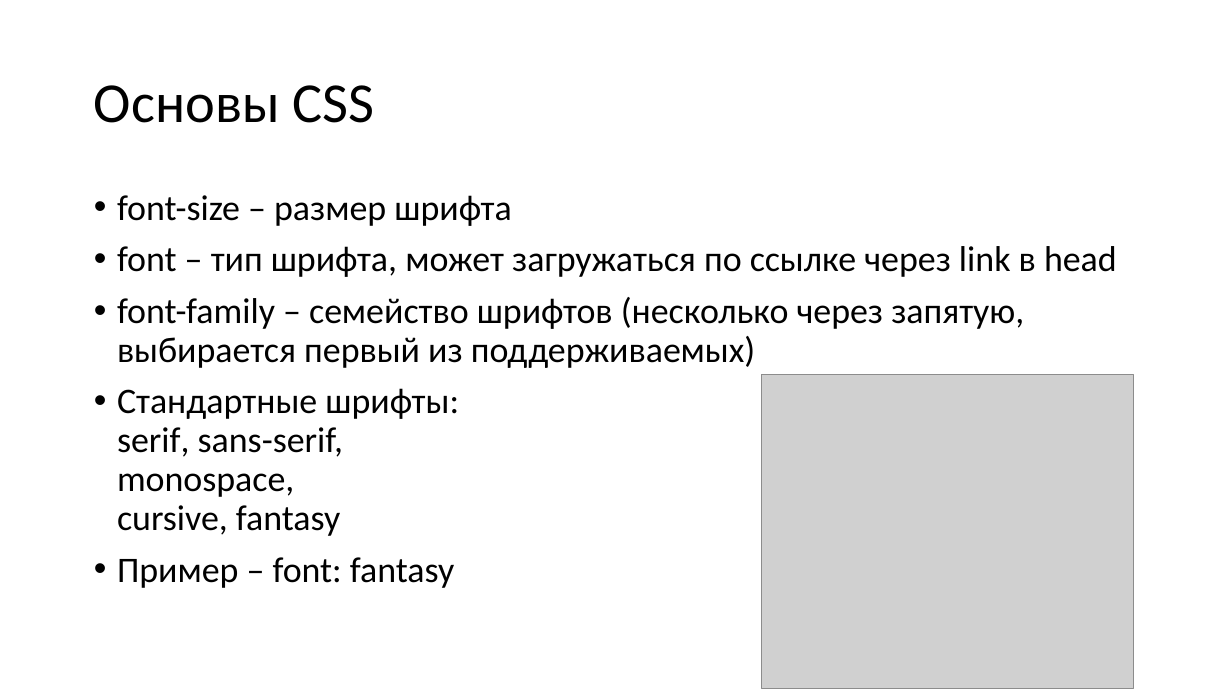
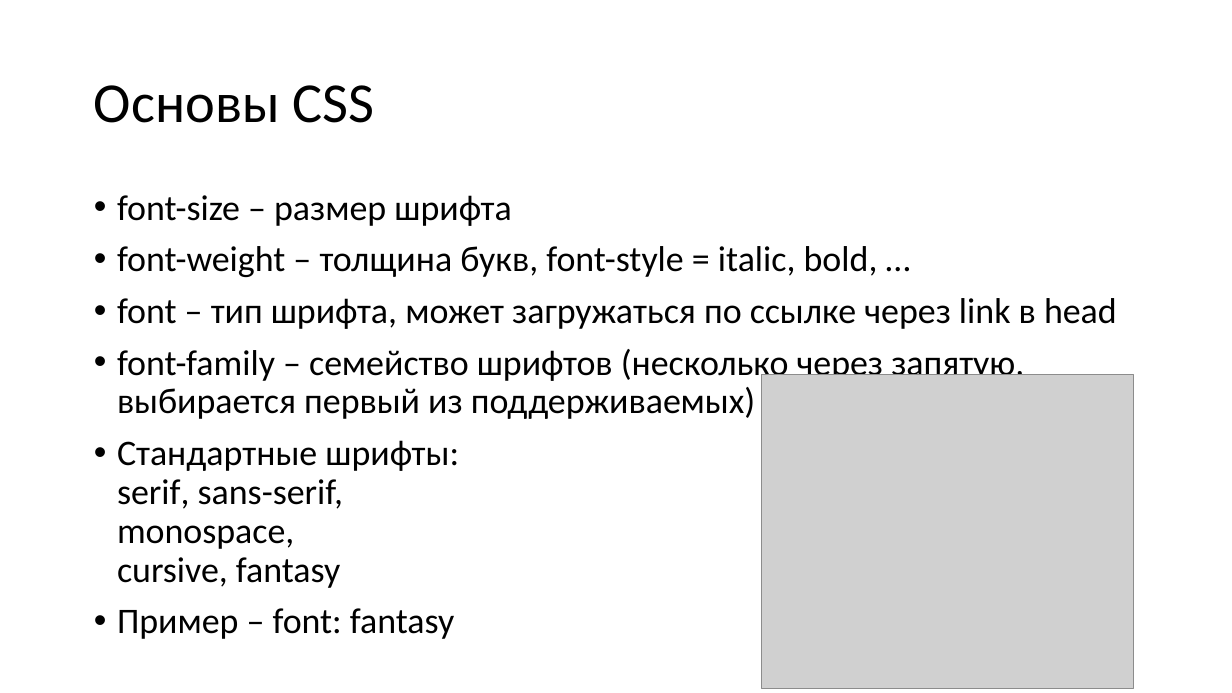
Before and after one commit to heymynameis/web-development, a slide deck: slide 119 of Лекции web.pptx (slide 118 before the commit). Drawn at 1232x693 pixels with LibreOffice and Linux fonts; fonts in the diff are those of the drawing; grey boxes stand for pictures. Boxes give left, top, right and bottom in pixels: in the first picture for what was removed or moved away, otherwise in the second. Text is boxed around its words. In the diff, an @@ line names an element or a change of style, - is before the commit and + after.

```diff
--- a/Лекции web.pptx
+++ b/Лекции web.pptx
@@ text at [117, 246, 878, 277]: paragraph added @@
+• font-weight – толщина букв, font-style = italic, bold, …
```
Also in this commit, not shown: 2 other slides changed, 1 slide added, 32 other files.
